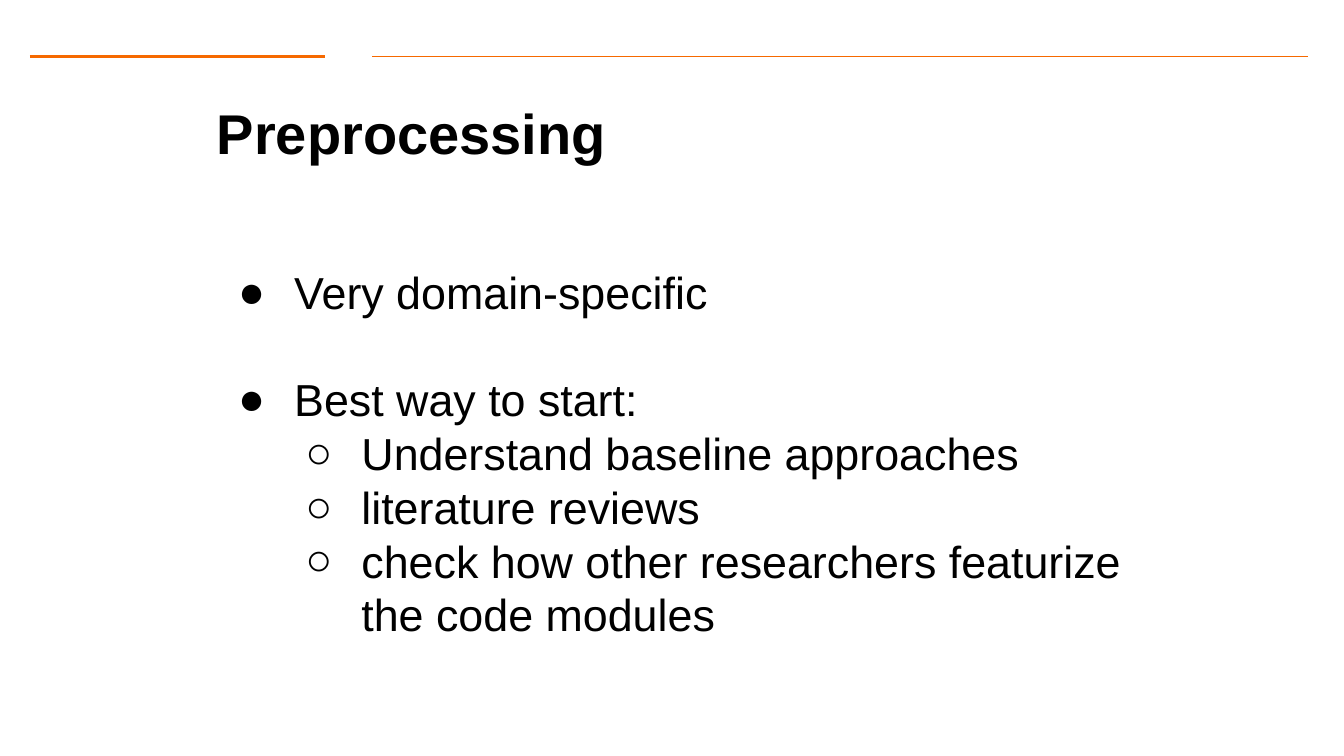
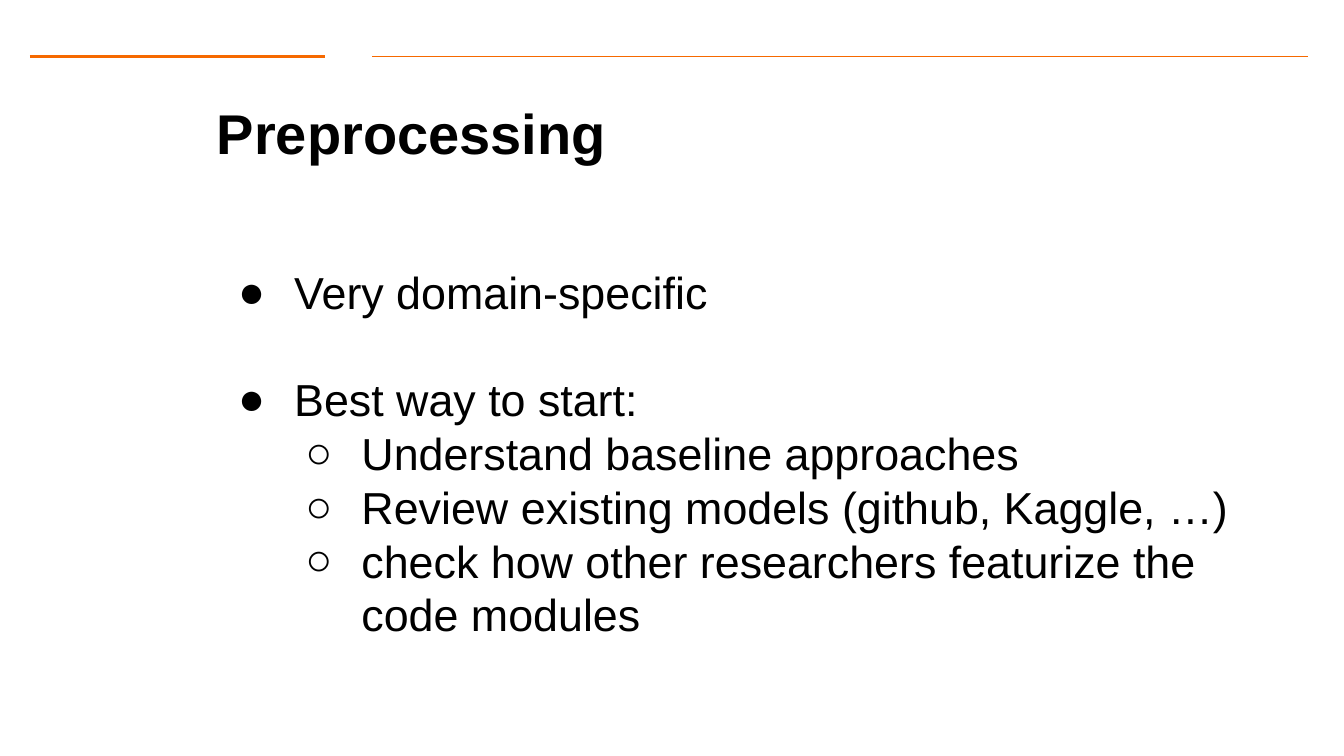
Before and after one commit to Dre1896/RIT-DSCI-633-FDS, a slide deck: slide 19 of Syllabus/Lecture02/Lec02_CaseStudy.pptx. Drawn at 1344x756 pixels with LibreOffice and Linux fonts; fonts in the diff are those of the drawing; background and template pictures are left out. Boxes give left, top, right and bottom in pixels: in the first picture for what was removed or moved away, otherwise in the second. Text is boxed around its words. In the diff, an @@ line names an element or a change of style, - is before the commit and + after.

```diff
--- a/Syllabus/Lecture02/Lec02_CaseStudy.pptx
+++ b/Syllabus/Lecture02/Lec02_CaseStudy.pptx
@@ text at (x1=361, y1=491, x2=1156, y2=533): text changed @@
-  ○ literature reviews
+  ○ Review existing models (github, Kaggle, …)
```
Also in this commit, not shown: 2 other slides changed, 1 other file.
